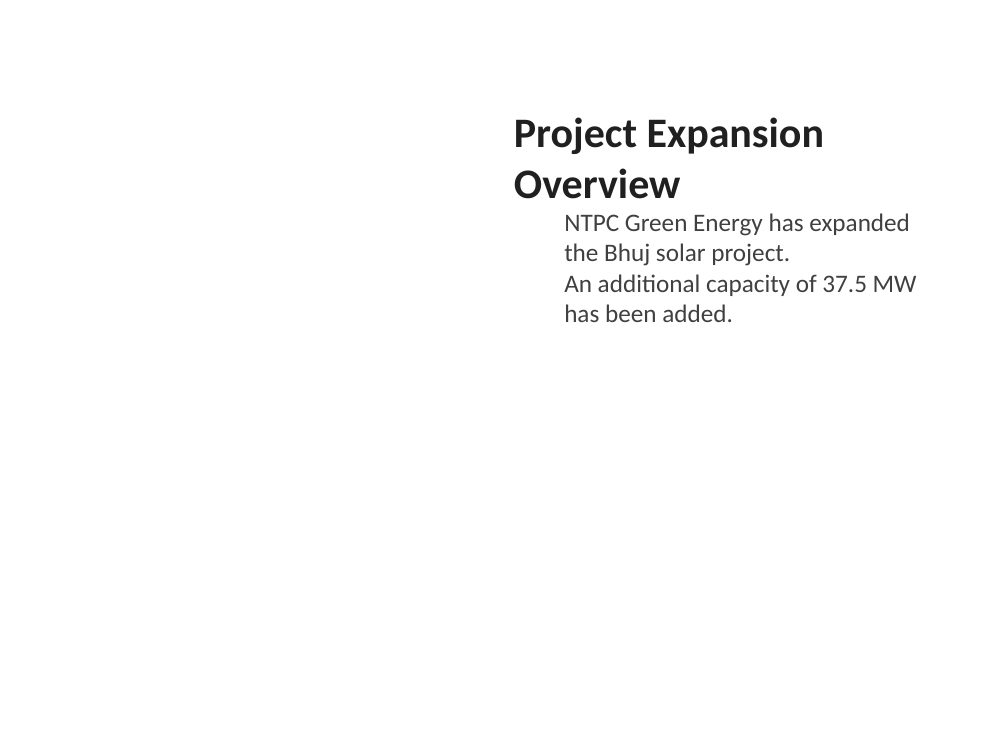
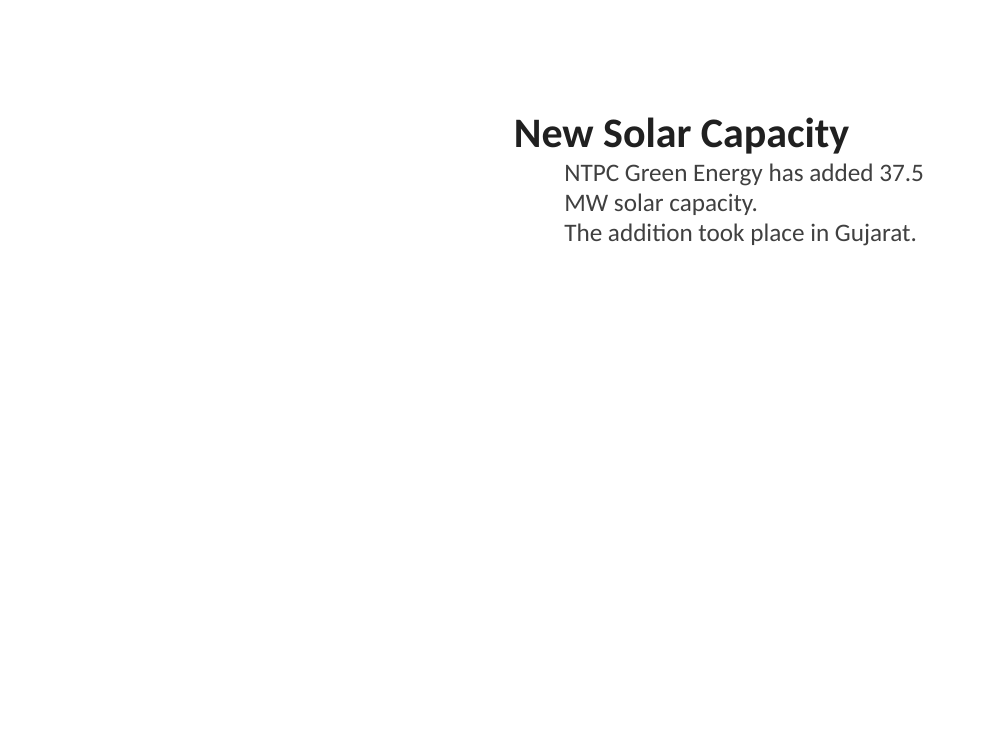
Before and after one commit to gauravsiemens1988/Linkedin-AI-Agent_Personal, a slide deck: slide 1 of drafts/linkedin_carousel.pptx. Drawn at 1008x756 pixels with LibreOffice and Linux fonts; fonts in the diff are those of the drawing. Boxes give left, top, right and bottom in pixels: in the first picture for what was removed or moved away, otherwise in the second. Text is boxed around its words. In the diff, an @@ line names an element or a change of style, - is before the commit and + after.

```diff
--- a/drafts/linkedin_carousel.pptx
+++ b/drafts/linkedin_carousel.pptx
@@ text at (x1=514, y1=117, x2=924, y2=246): text changed @@
-Project Expansion Overview
-  NTPC Green Energy has expanded the Bhuj solar project.
-  An additional capacity of 37.5 MW has been added.
+New Solar Capacity
+  NTPC Green Energy has added 37.5 MW solar capacity.
+  The addition took place in Gujarat.
```
Also in this commit, not shown: 5 other slides changed, 3 other files.
